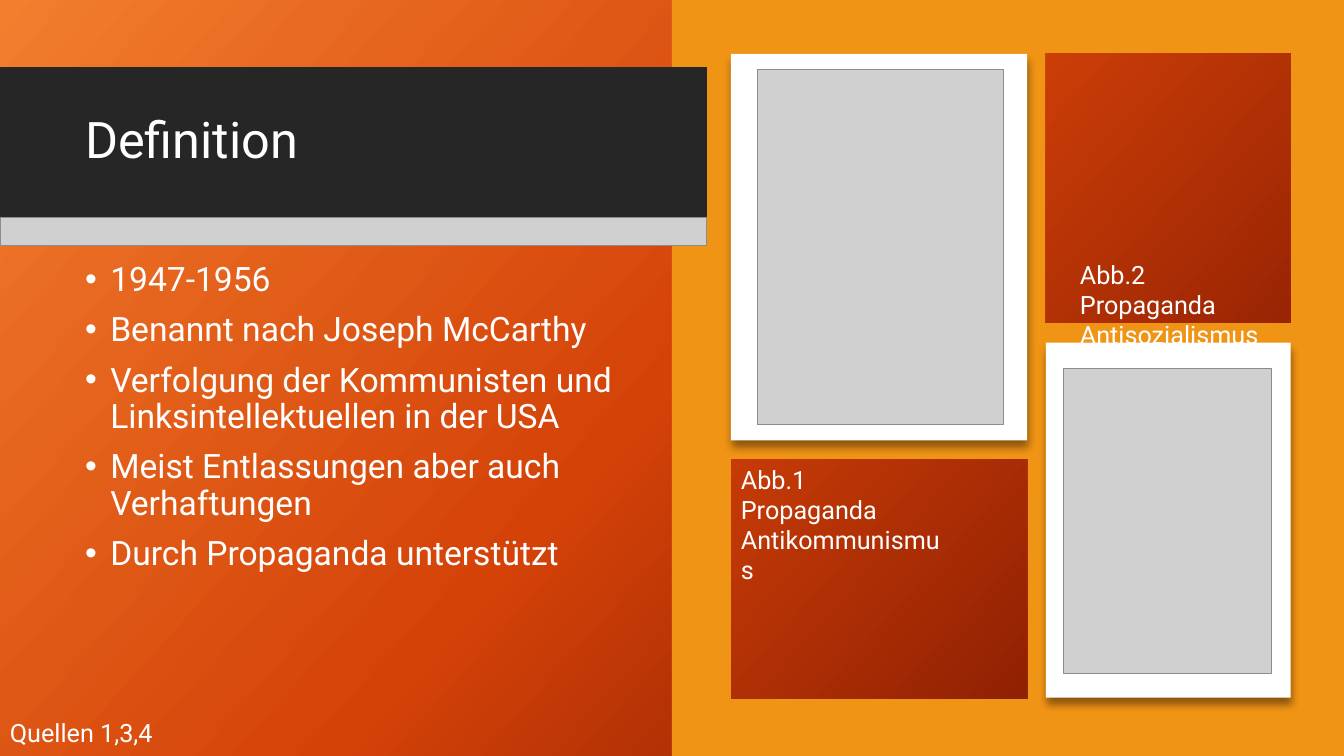
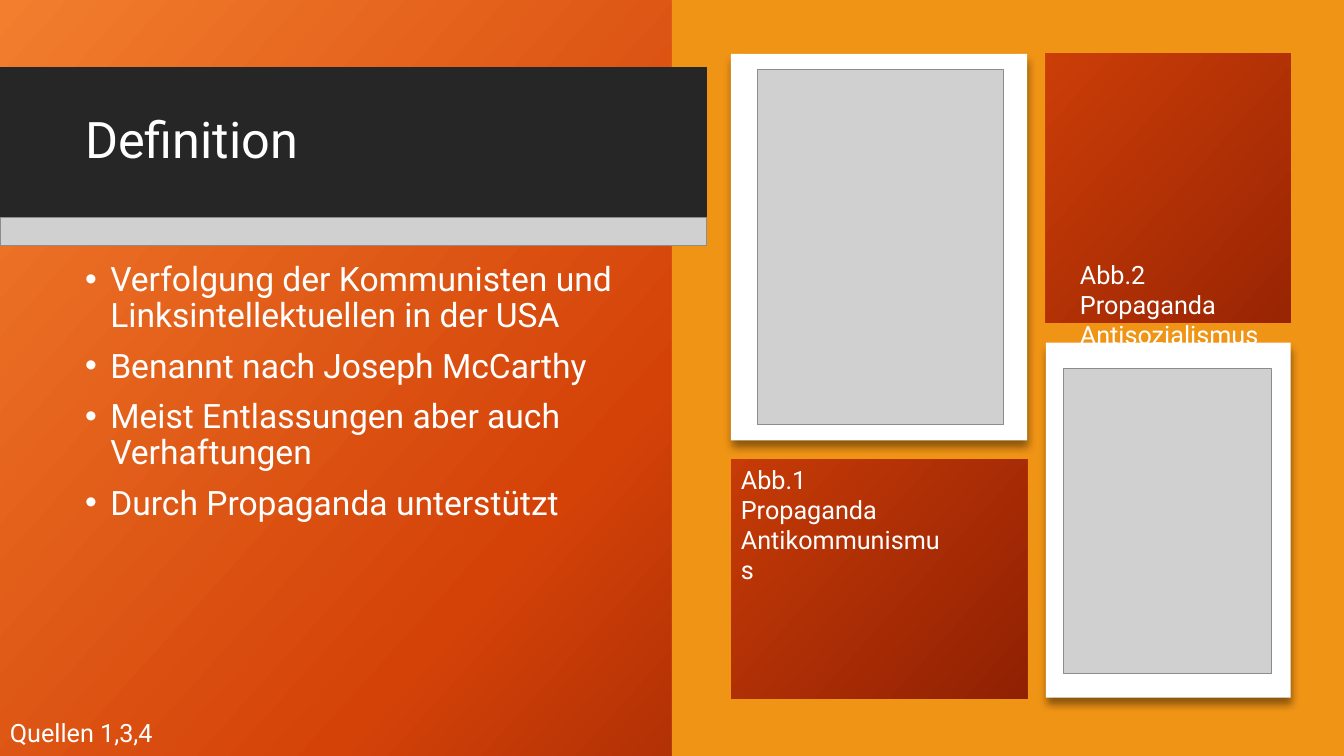
Before and after one commit to AkazeX/Schule, a slide deck: slide 3 of BM/Geschichte/McCathyismus/McCarthyismus.pptx. Drawn at 1344x756 pixels with LibreOffice and Linux fonts; fonts in the diff are those of the drawing; grey boxes stand for pictures; background and template pictures are left out. Boxes give left, top, right and bottom in pixels: in the first picture for what was removed or moved away, otherwise in the second. Text is boxed around its words. In the diff, an @@ line names an element or a change of style, - is before the commit and + after.

```diff
--- a/BM/Geschichte/McCathyismus/McCarthyismus.pptx
+++ b/BM/Geschichte/McCathyismus/McCarthyismus.pptx
@@ text at <box>110,265,612,328</box>: text changed @@
-• 1947-1956
+• Verfolgung der Kommunisten und Linksintellektuellen in der USA
@@ text at <box>110,366,612,429</box>: paragraph removed @@
-• Verfolgung der Kommunisten und Linksintellektuellen in der USA
```
Also in this commit, not shown: 7 other slides changed, 1 slide added, 7 other files.
